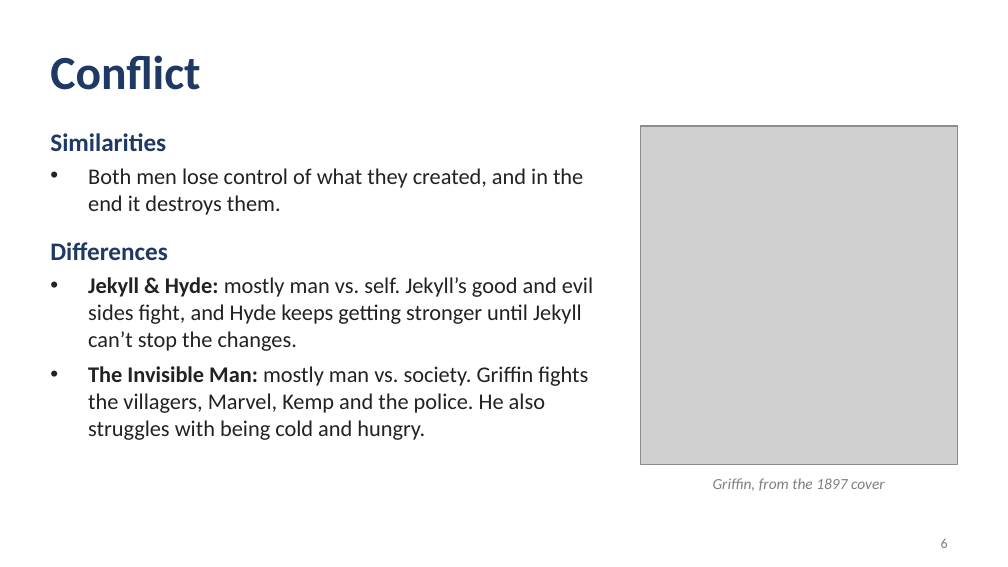
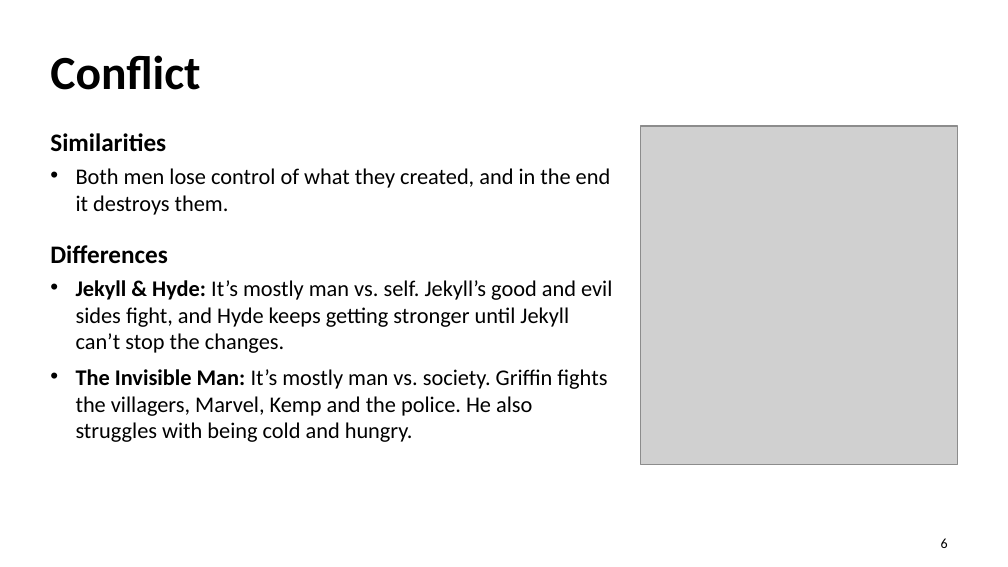
Before and after one commit to mugen123123/Mugen123123, a slide deck: slide 6 of Homework/English_Jekyll_Hyde_Adaptation_Presentation/Presentations/Jekyll_Hyde_vs_Invisible_Man_Presentation.pptx. Drawn at 1008x567 pixels with LibreOffice and Linux fonts; fonts in the diff are those of the drawing; grey boxes stand for pictures. Boxes give left, top, right and bottom in pixels: in the first picture for what was removed or moved away, otherwise in the second. Text is boxed around its words. In the diff, an @@ line names an element or a change of style, - is before the commit and + after.

```diff
--- a/Homework/English_Jekyll_Hyde_Adaptation_Presentation/Presentations/Jekyll_Hyde_vs_Invisible_Man_Presentation.pptx
+++ b/Homework/English_Jekyll_Hyde_Adaptation_Presentation/Presentations/Jekyll_Hyde_vs_Invisible_Man_Presentation.pptx
@@ title "Conflict" at [50,55,200,90]: text colour #1F3864 to #000000 @@
@@ text at [50,133,611,264]: text colour #1F3864 to #000000 in "Similarities", "Differences"; text colour #222222 to #000000 in "Both men lose control of what they ..."; indent changed; more space between paragraphs @@
@@ text at [76,280,612,442]: text changed; text colour #222222 to #000000 @@
-• Jekyll & Hyde: mostly man vs. self. Jekyll’s good and evil sides fight, and Hyde keeps getting stronger until Jekyll can’t stop the changes.
-• The Invisible Man: mostly man vs. society. Griffin fights the villagers, Marvel, Kemp and the police. He also struggles with being cold and hungry.
+• Jekyll & Hyde: It’s mostly man vs. self. Jekyll’s good and evil sides fight, and Hyde keeps getting stronger until Jekyll can’t stop the changes.
+• The Invisible Man: It’s mostly man vs. society. Griffin fights the villagers, Marvel, Kemp and the police. He also struggles with being cold and hungry.
@@ text removed at [713,478,885,491] @@
-Griffin, from the 1897 cover
@@ page number at [941,538,948,548]: text colour #7F7F7F to #000000 @@
```
Also in this commit, not shown: 8 other slides changed.
